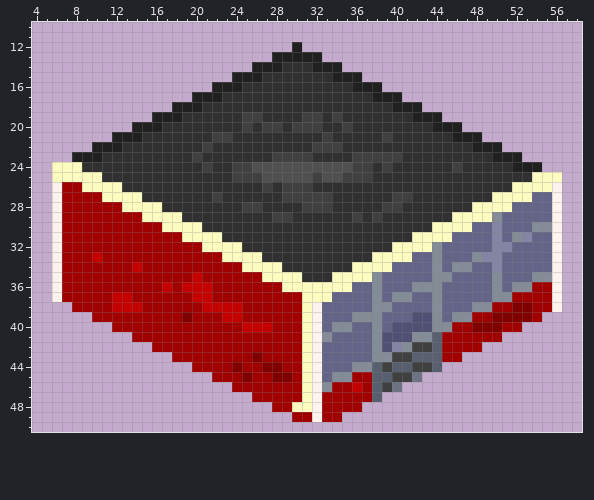
Two states of a sprite sheet, industries/school/5.png. Above is the file before it was changed.
The file is 64x68 pixels. Shown: x 4..58, y 10..50.
The result:
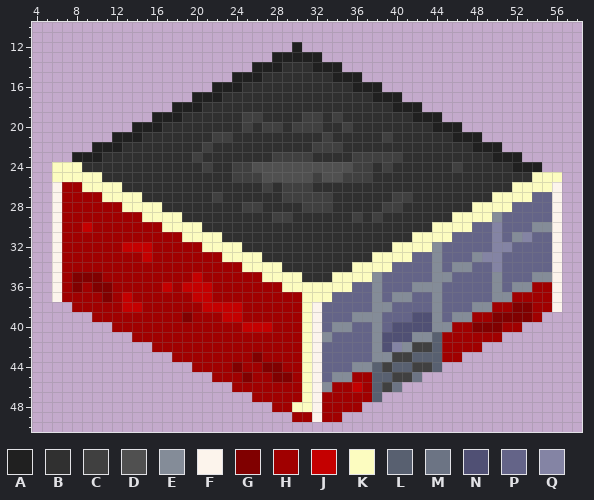
Palette (. is transparent): A #202020  B #303030  C #404040  D #505050  E #848c98  F #fcf4ec  G #800000  H #a00000  J #c40000  K #fcfcc0  L #586070  M #6c7484  N #505074  P #646488  Q #8484a4
What changed:
{"y":30,"x":9,"old":"H","new":"J"}
{"y":32,"x":13,"old":"HHH","new":"JJJ"}
{"y":33,"x":10,"old":"J","new":"H"}
{"y":33,"x":15,"old":"H","new":"J"}
{"y":34,"x":14,"old":"J","new":"H"}
{"y":35,"x":8,"old":"HHH","new":"GGG"}
{"y":36,"x":8,"old":"H","new":"G"}
{"y":36,"x":10,"old":"HH","new":"GG"}
{"y":37,"x":11,"old":"HJ","new":"GH"}
{"y":38,"x":12,"old":"J","new":"H"}
{"label":"changed","picture_box":[72,222,152,312]}
